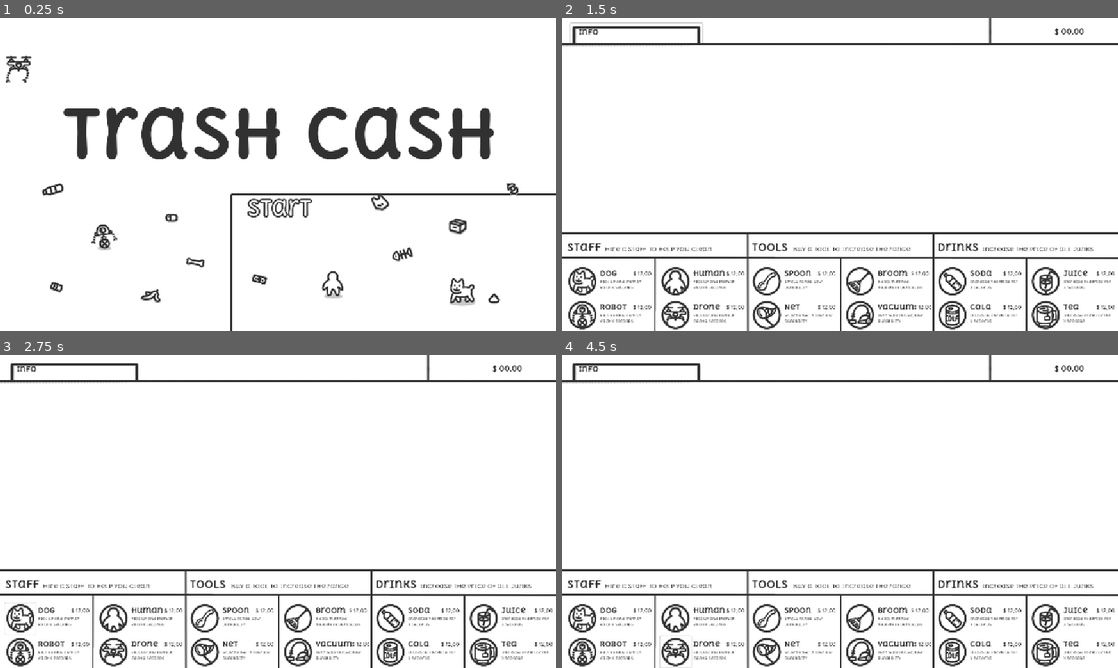
Above: before the commit, frames 1-4 (two rows, left to right).
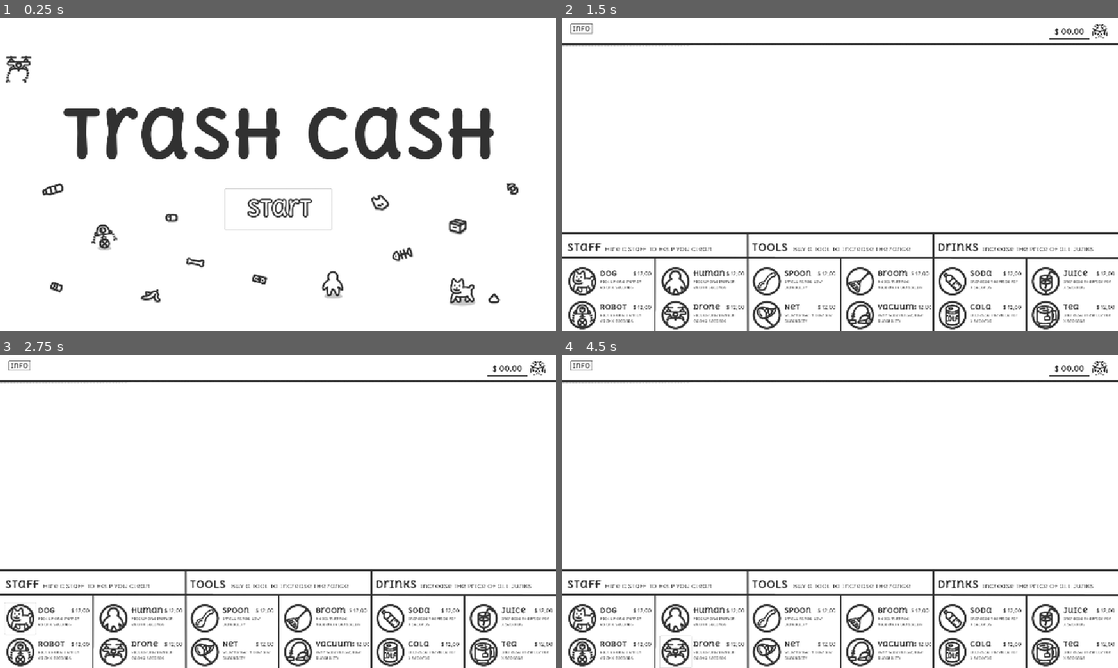
Above: after the commit, the same moments.

Repository: lu7ue/trash-cash
Game: Godot game, scene res://scenes/Start.tscn
Two runs of this game, one before a commit and one after it. Both use one fixed random seed, a clock stepped at 60 frames per second and the inputs below.
Inputs (mouse positions are in pixels of both pictures, inside the frame that each line leads up to; where the layout moved, square brackets give the same spot in the first picture):
- Up to frame 1 (0.25 s): no input
- Up to frame 2 (1.5 s): click (840, 208) [1006, 274] at 0.5 s; click (578, 27) [634, 55] at 1.25 s
- Up to frame 3 (2.75 s): click (22, 617) at 2 s
- Up to frame 4 (4.5 s): click (673, 617) at 2.75 s; click (584, 652) at 3.5 s; click (673, 652) at 4.25 s

The runs differ from the first frame. In frame 1, 0.7% of the frame differs, in the area x 40-100%, y 54-100%; in frame 2, 0.6%; in frame 3, 0.5%; in frame 4, 0.5%.

Commit message:
adjust btn position

Diff:
--- a/scenes/Game.tscn
+++ b/scenes/Game.tscn
@@ -39,30 +39,32 @@
 offset_top = -523.0
 offset_right = -849.0
 offset_bottom = -475.0
-scale = Vector2(1.47999, 1.28)
+scale = Vector2(0.25, 0.216)
 icon = ExtResource("2_3xj3m")
 flat = true
 metadata/_edit_lock_ = true
 
 [node name="Info Label" type="Label" parent="Tool Bar/Info"]
-offset_left = -904.0
-offset_top = -510.0
-offset_right = -835.0
-offset_bottom = -477.0
-theme_override_colors/font_color = Color(0.192157, 0.192157, 0.192157, 1)
-theme_override_fonts/font = ExtResource("8_vjgi4")
-theme_override_font_sizes/font_size = 25
+offset_left = -924.0
+offset_top = -519.0
+offset_right = -855.0
+offset_bottom = -486.0
+theme_override_colors/font_color = Color(0.192157, 0.192157, 0.192157, 1)
+theme_override_fonts/font = ExtResource("8_vjgi4")
+theme_override_font_sizes/font_size = 22
 text = "Info"
 
 [node name="Money" type="Node2D" parent="Tool Bar"]
 
 [node name="Money Icon" type="Sprite2D" parent="Tool Bar/Money"]
 position = Vector2(896, -494)
+scale = Vector2(0.25, 0.25)
 texture = ExtResource("3_mcffj")
 metadata/_edit_lock_ = true
 
 [node name="Money Display Frame" type="Sprite2D" parent="Tool Bar/Money"]
 position = Vector2(791, -493)
+scale = Vector2(0.25, 0.25)
 texture = ExtResource("4_2rd6h")
 metadata/_edit_lock_ = true
 
--- a/scenes/Start.tscn
+++ b/scenes/Start.tscn
@@ -75,6 +75,7 @@
 offset_top = 43.0
 offset_right = 421.0
 offset_bottom = 201.0
+scale = Vector2(0.25, 0.25)
 icon = ExtResource("2_yx83k")
 flat = true
 metadata/_edit_use_anchors_ = true
Not shown, added: assets/graphics/items/coin.png.import
Not shown, added: assets/graphics/ui/textarea/price_tag.png.import
